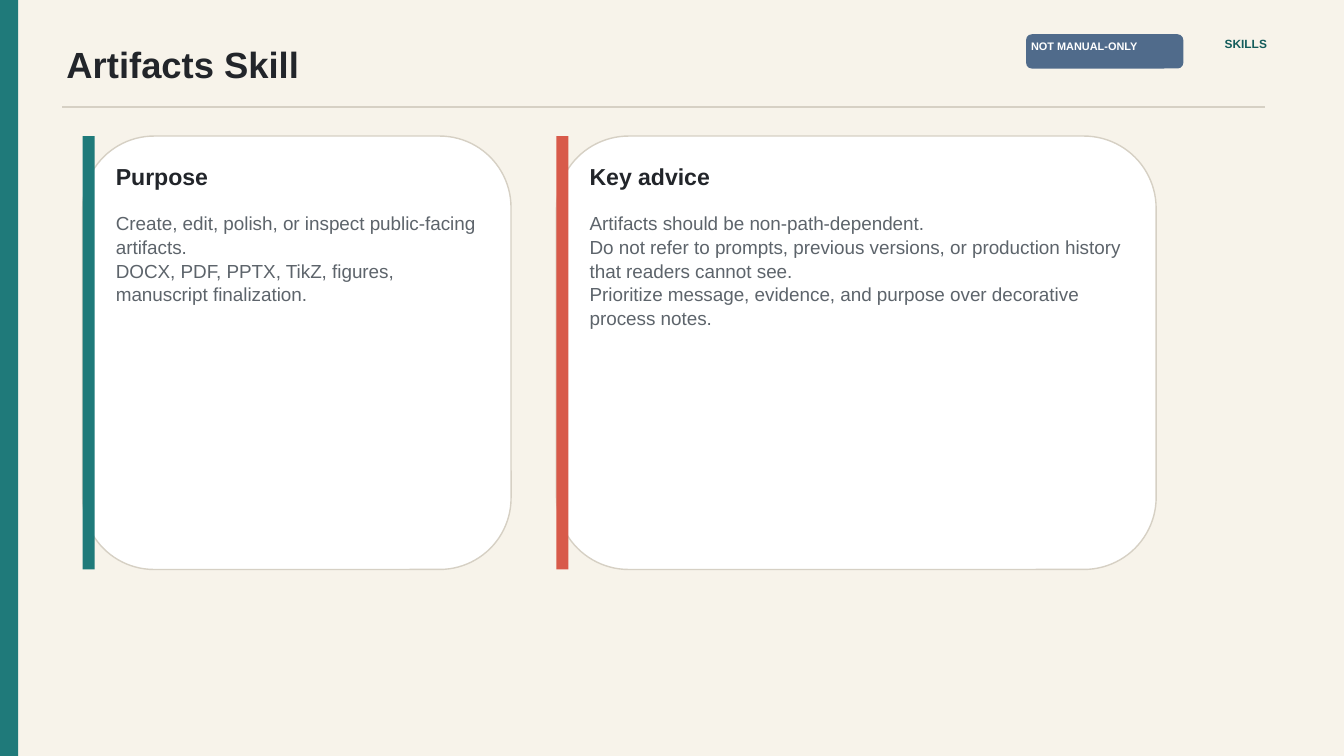
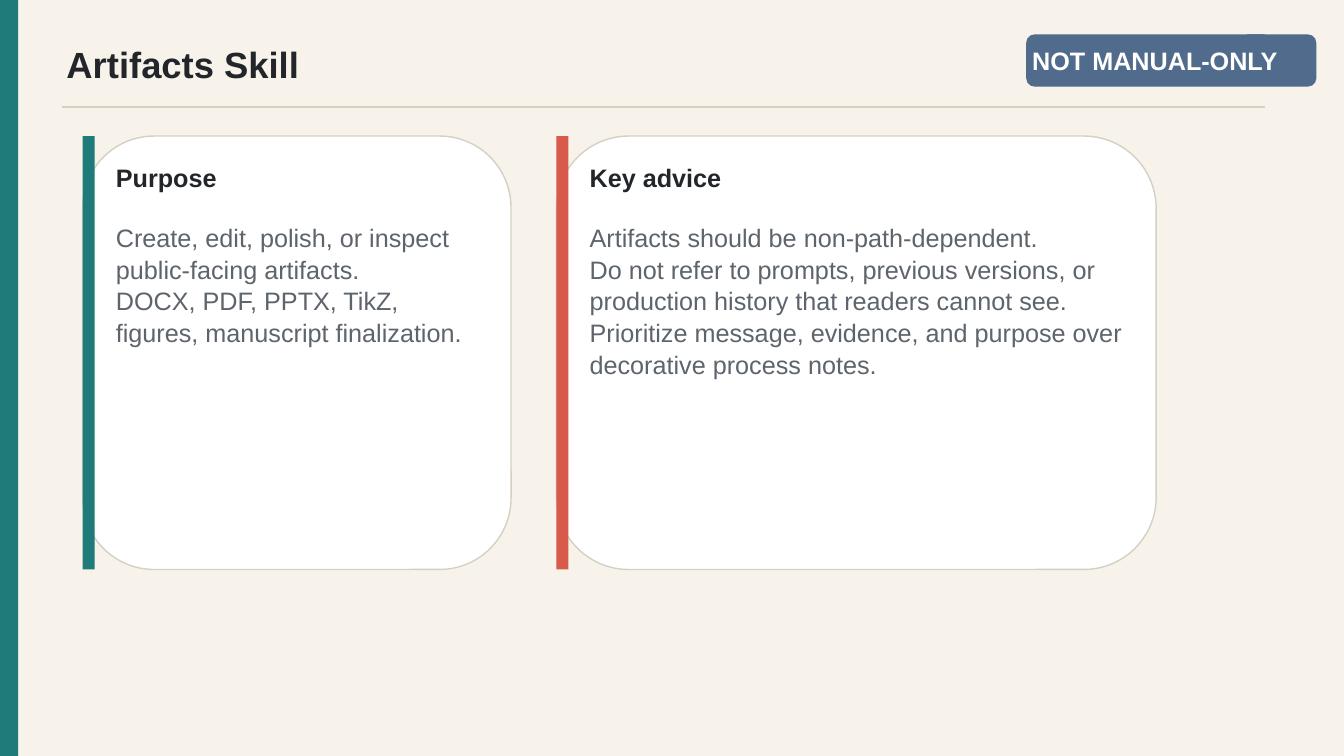
Before and after one commit to oclb/oconnorlab-agent-config, a slide deck: slide 22 of presentations/lab-agent-config-update/lab-agent-config-update.pptx (slide 21 before the commit). Drawn at 1344x756 pixels with LibreOffice and Linux fonts; fonts in the diff are those of the drawing. Boxes give left, top, right and bottom in pixels: in the first picture for what was removed or moved away, otherwise in the second. Text is boxed around its words. In the diff, an @@ line names an element or a change of style, - is before the commit and + after.

```diff
--- a/presentations/lab-agent-config-update/lab-agent-config-update.pptx
+++ b/presentations/lab-agent-config-update/lab-agent-config-update.pptx
@@ rounded rectangle: place and size @@
-rounded rectangle at bbox=[1026, 34, 1184, 69]
+rounded rectangle at bbox=[1026, 34, 1317, 87]
@@ text "NOT MANUAL-ONLY" at bbox=[1032, 52, 1277, 71]: size 7.8 to 18 pt @@
@@ text removed at bbox=[1225, 39, 1267, 48] @@
-SKILLS
@@ rounded rectangle added at bbox=[1245, 34, 1267, 56], fill #135C5B @@
@@ text "Purpose" at bbox=[116, 169, 217, 193]: size 16.5 to 18 pt @@
@@ text "Key advice" at bbox=[590, 168, 721, 193]: size 16.5 to 18 pt @@
@@ text "Create, edit, polish, or inspect ...": place and size @@
-text "Create, edit, polish, or inspect ..." at bbox=[116, 216, 476, 305]
+text "Create, edit, polish, or inspect ..." at bbox=[116, 228, 462, 347]
@@ text "Create, edit, polish, or inspect ..." at bbox=[116, 228, 462, 347]: size 13.5 to 18 pt @@
@@ text "Artifacts should be non-path-dependent." at bbox=[590, 228, 1122, 379]: size 13.5 to 18 pt @@
@@ text "Artifacts should be non-path-dependent.": place and size @@
-text "Artifacts should be non-path-dependent." at bbox=[590, 216, 1120, 329]
+text "Artifacts should be non-path-dependent." at bbox=[590, 228, 1122, 379]
```
Also in this commit, not shown: 28 other slides changed, 1 slide added, 22 other files.
